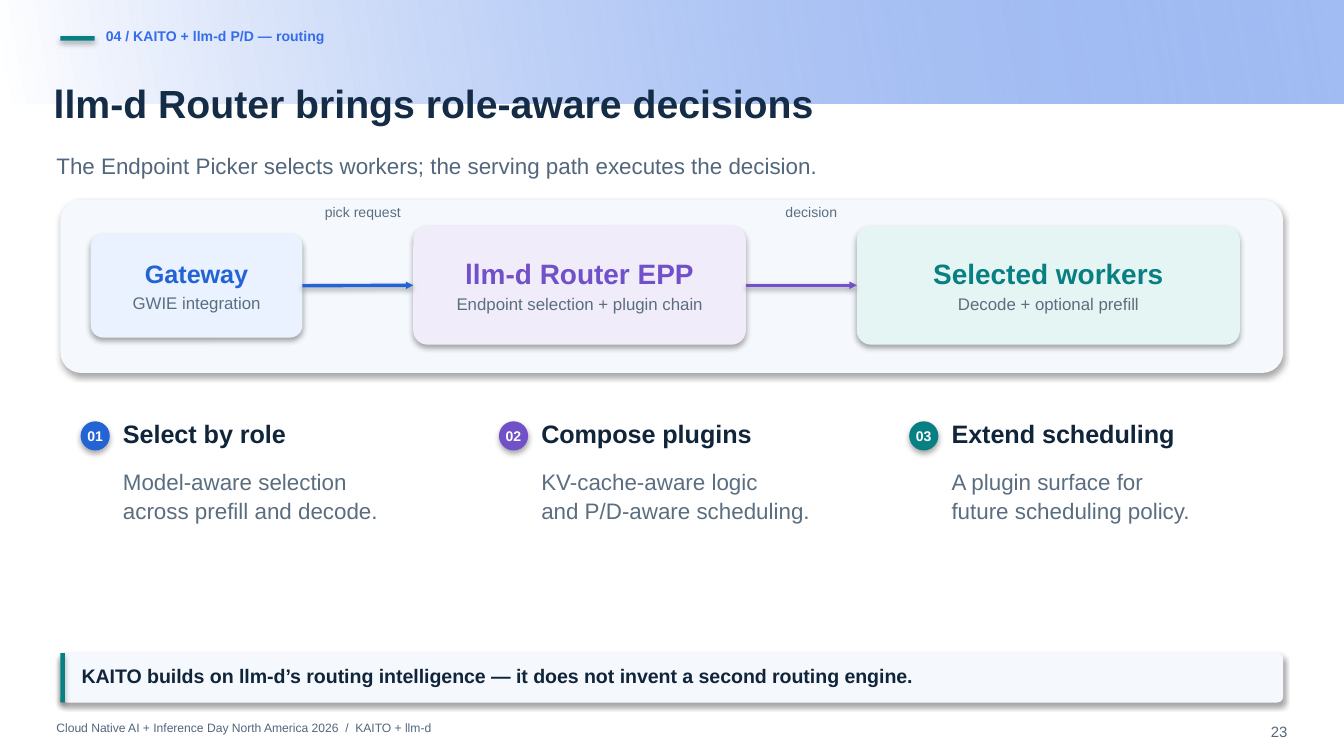
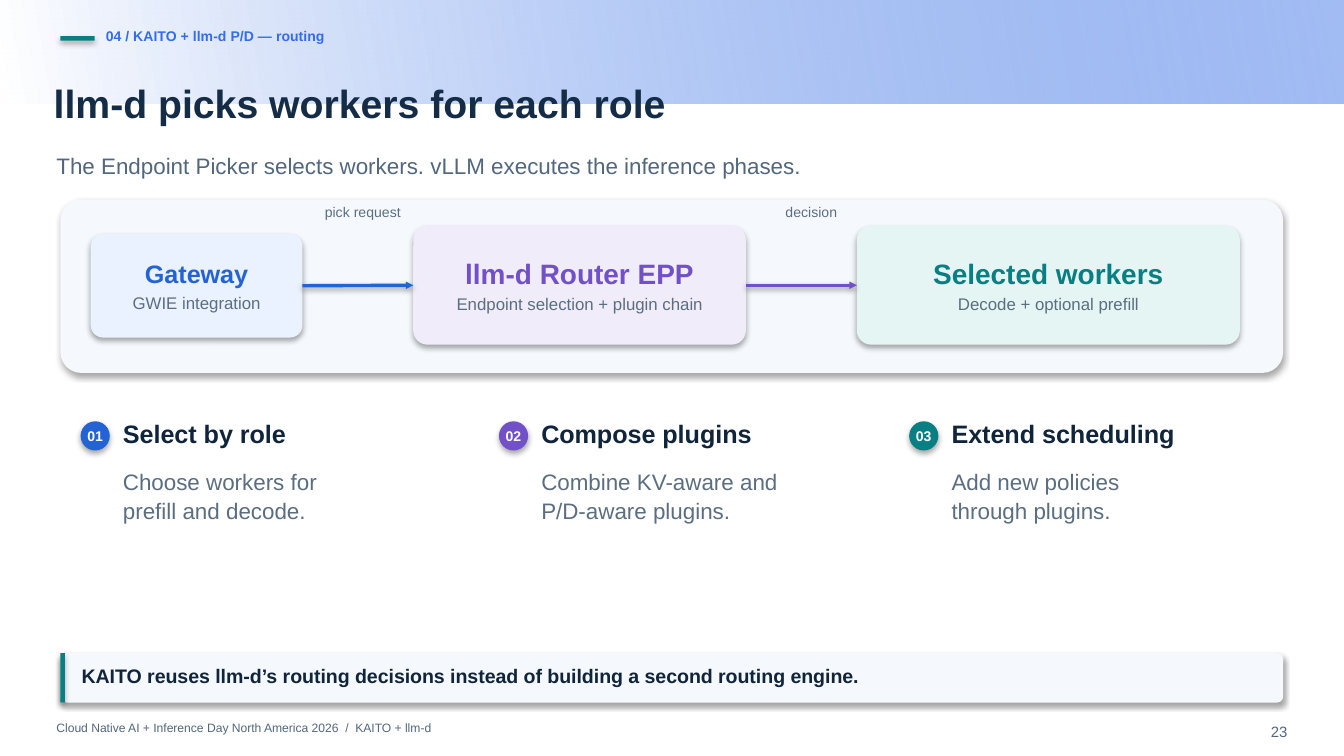
Before and after one commit to andyzhangx/demo, a slide deck: slide 23 of llm/pd-disaggregation/kubecon-na-2026-pd-disaggregation-kaito-llmd.pptx. Drawn at 1344x756 pixels with LibreOffice and Linux fonts; fonts in the diff are those of the drawing; background and template pictures are left out. Boxes give left, top, right and bottom in pixels: in the first picture for what was removed or moved away, otherwise in the second. Text is boxed around its words. In the diff, an @@ line names an element or a change of style, - is before the commit and + after.

```diff
--- a/llm/pd-disaggregation/kubecon-na-2026-pd-disaggregation-kaito-llmd.pptx
+++ b/llm/pd-disaggregation/kubecon-na-2026-pd-disaggregation-kaito-llmd.pptx
@@ text at <box>54,89,666,126</box>: text changed @@
-llm-d Router brings role-aware decisions
+llm-d picks workers for each role
@@ text at <box>56,158,800,179</box>: text changed @@
-The Endpoint Picker selects workers; the serving path executes the decision.
+The Endpoint Picker selects workers. vLLM executes the inference phases.
@@ text at <box>123,474,317,524</box>: text changed @@
-Model-aware selection
-across prefill and decode.
+Choose workers for
+prefill and decode.
@@ text at <box>541,474,777,524</box>: text changed @@
-KV-cache-aware logic
-and P/D-aware scheduling.
+Combine KV-aware and
+P/D-aware plugins.
@@ text at <box>952,474,1120,524</box>: text changed @@
-A plugin surface for
-future scheduling policy.
+Add new policies
+through plugins.
@@ text at <box>82,668,859,687</box>: text changed @@
-KAITO builds on llm-d’s routing intelligence — it does not invent a second routing engine.
+KAITO reuses llm-d’s routing decisions instead of building a second routing engine.
```
Also in this commit, not shown: 48 other slides changed.
